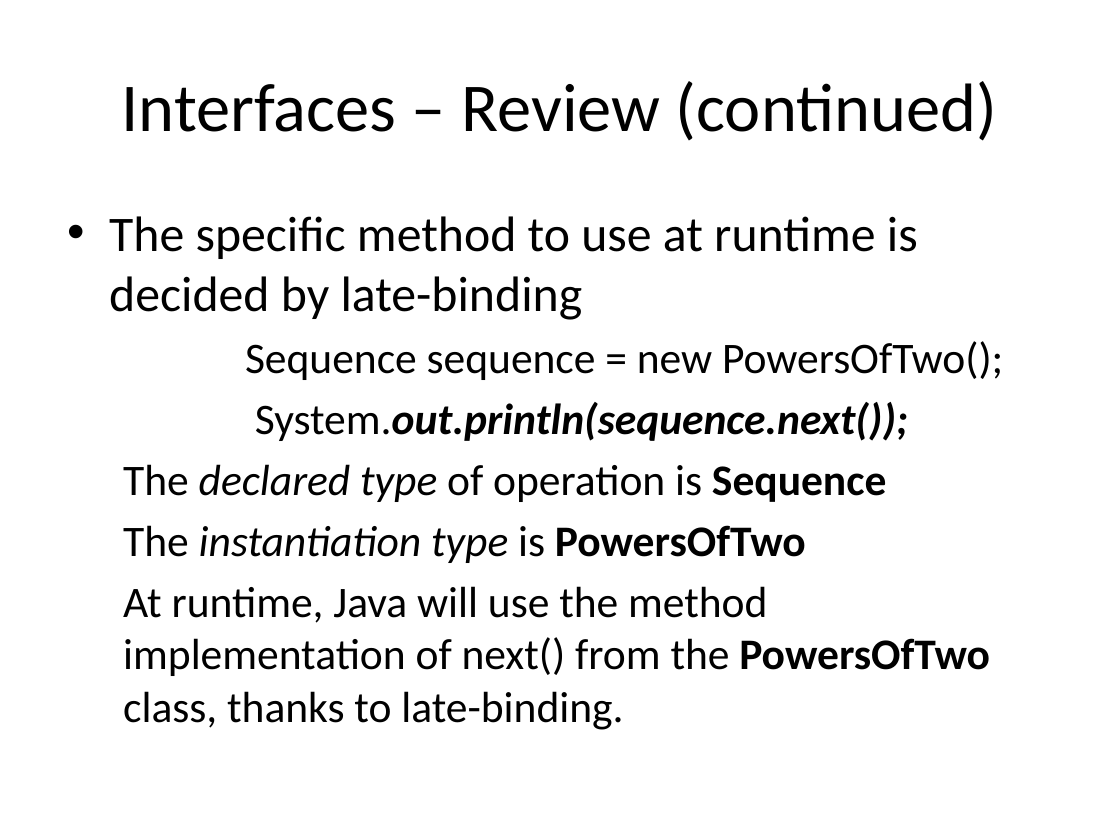
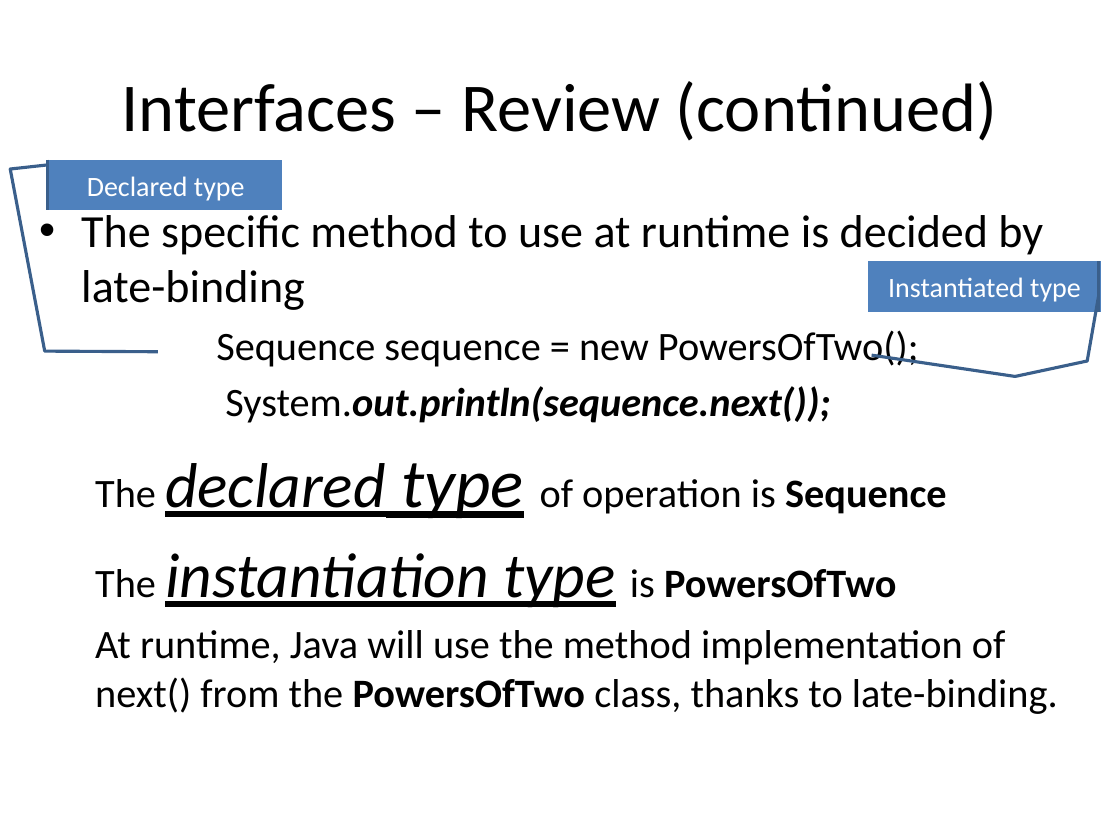
Before and after one commit to RHIT-CSSE/csse220, a slide deck: slide 5 of ClassMaterials/EventBasedProgramming/Slides/EventBasedProgramming.pptx. Drawn at 1120x840 pixels with LibreOffice and Linux fonts; fonts in the diff are those of the drawing. Boxes give left, top, right and bottom in pixels: in the first picture for what was removed or moved away, otherwise in the second. Text is boxed around its words. In the diff, an @@ line names an element or a change of style, - is before the commit and + after.

```diff
--- a/ClassMaterials/EventBasedProgramming/Slides/EventBasedProgramming.pptx
+++ b/ClassMaterials/EventBasedProgramming/Slides/EventBasedProgramming.pptx
@@ accent callout added at bbox=[49, 159, 282, 209], fill #4F81BD, outline #3A5F8C 2 pt, 18 pt, text #FFFFFF @@
+Declared type
@@ text "The specific method to use ...": place and size @@
-text "The specific method to use ..." at bbox=[109, 216, 1003, 730]
+text "The specific method to use ..." at bbox=[81, 209, 1058, 714]
@@ text "The specific method to use ..." at bbox=[81, 209, 1058, 714]: size 32 to 29.6 pt in "The specific method to use at runtime ..."; size 28 to 25.9 pt in "Sequence sequence = new PowersOfTwo();", "System.out.println(sequence.next());", "The of operation is Sequence", "The is PowersOfTwo" and 1 more places; size 28 to 40.7 pt in "declared", "instantiation type"; size 28 to 44.4 pt in "type"; underline on in "declared type", "instantiation type"; more space between paragraphs @@
@@ accent callout added at bbox=[868, 261, 1101, 311], fill #4F81BD, outline #3A5F8C 2 pt, 18 pt, text #FFFFFF @@
+Instantiated type
```
Also in this commit, not shown: 3 other slides changed, 4 other files.
